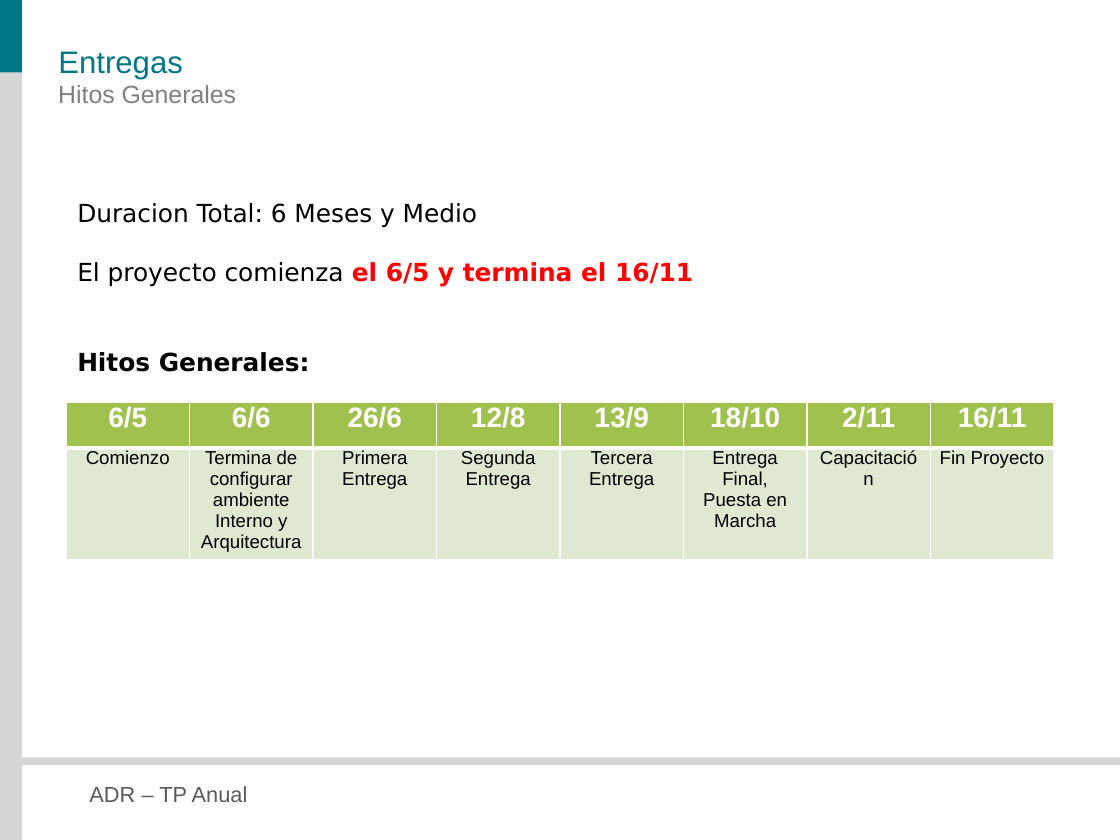
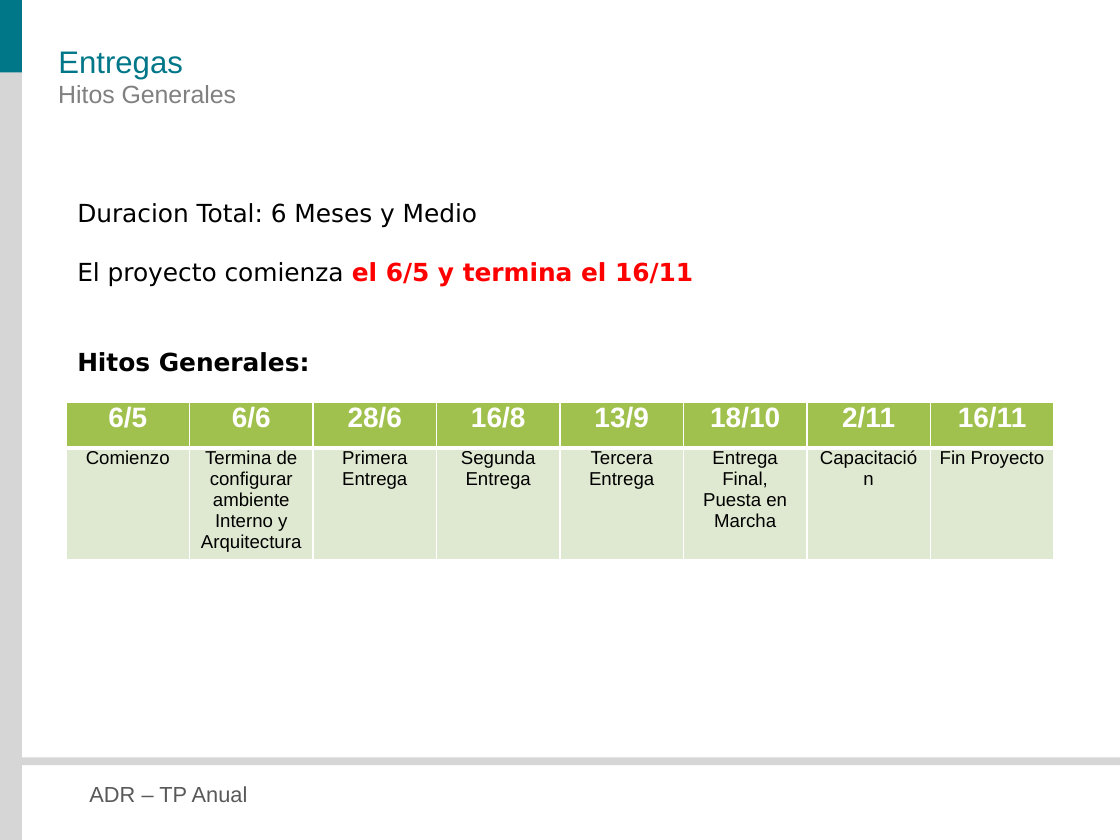
Before and after one commit to veritoreinoso/adr-2010, a slide deck: slide 32 of Presentacion.pptx. Drawn at 1120x840 pixels with LibreOffice and Linux fonts; fonts in the diff are those of the drawing. Boxes give left, top, right and bottom in pixels: in the first picture for what was removed or moved away, otherwise in the second. Text is boxed around its words. In the diff, an @@ line names an element or a change of style, - is before the commit and + after.

```diff
--- a/Presentacion.pptx
+++ b/Presentacion.pptx
@@ table at (66, 402, 1052, 560) @@
-row 1, column 3: 26/6
+row 1, column 3: 28/6
-row 1, column 4: 12/8
+row 1, column 4: 16/8
```
Also in this commit, not shown: 7 other slides changed, 1 other file.
